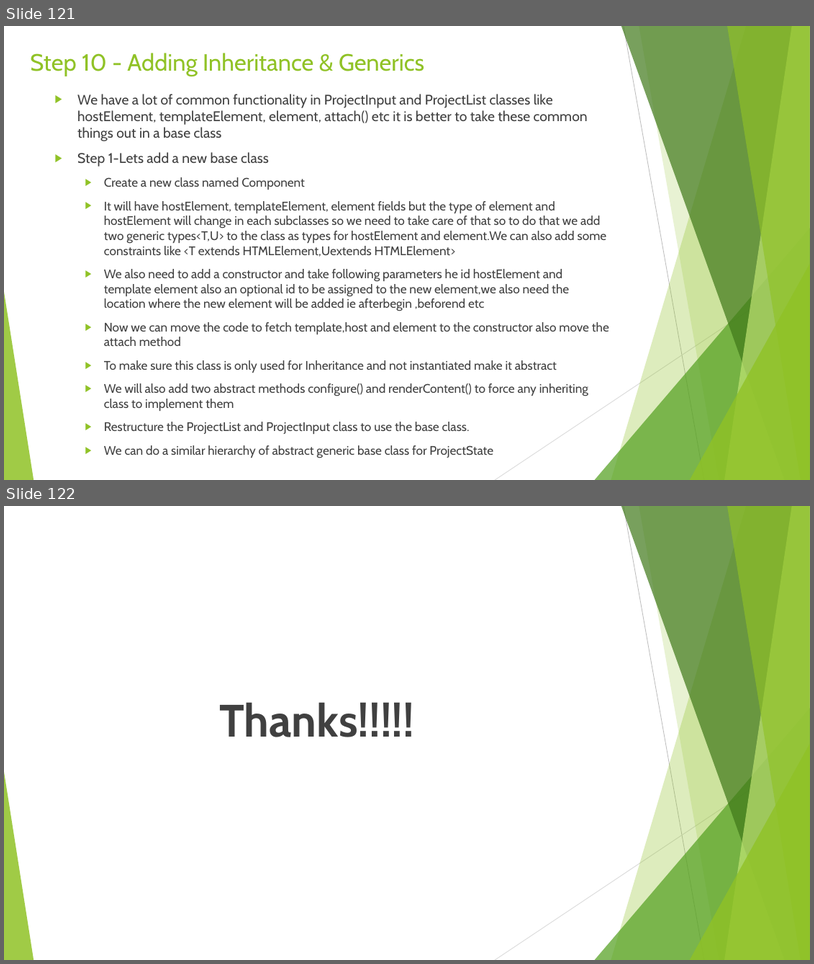
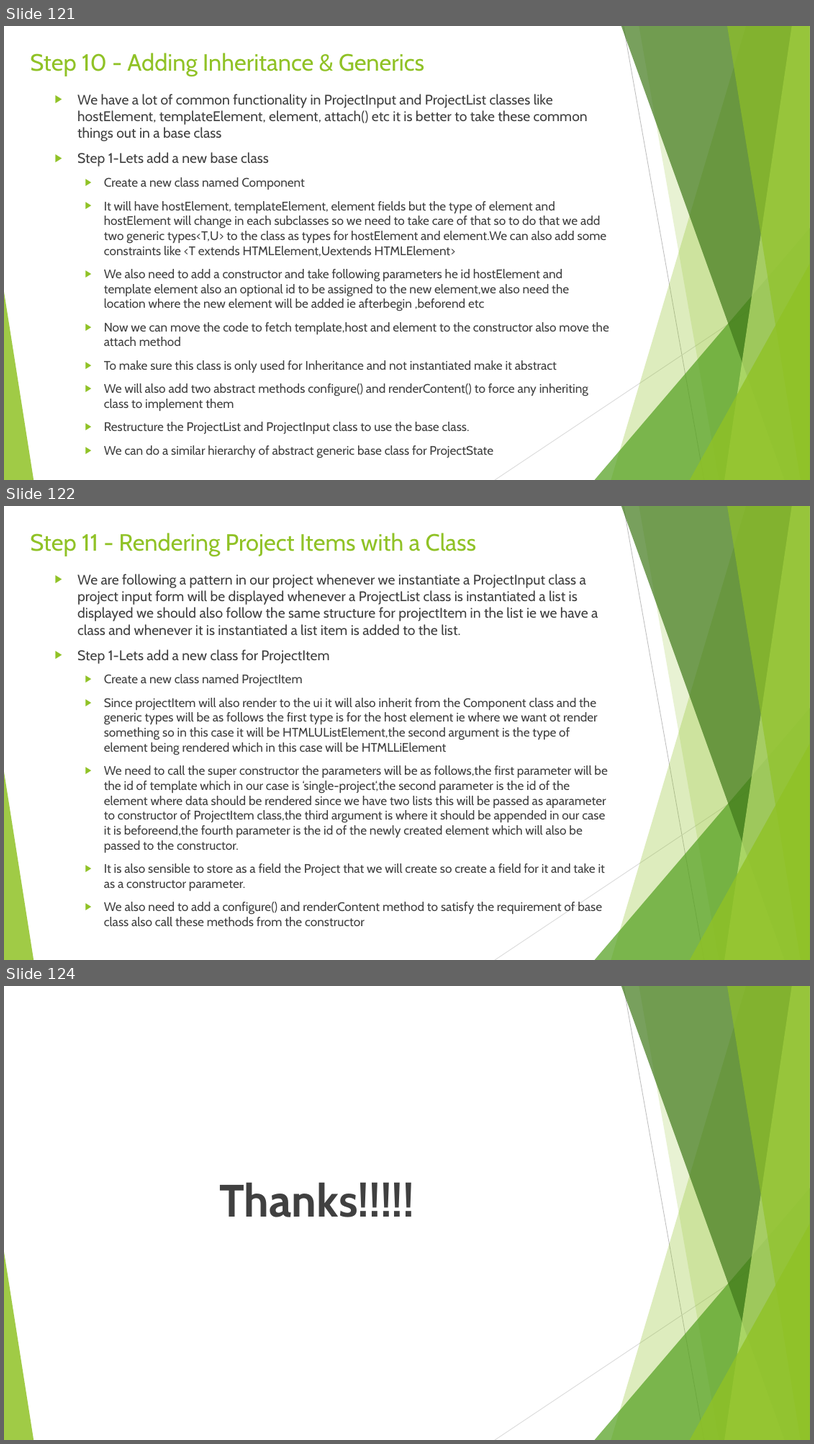
Before and after one commit to rudhrainfogain/TypeScript, a slide deck: PPT/TypeScriptv9.pptx. Shown one above the other, each under a label of ours: slides 121 and 122 before the commit, slides 121, 122 and 124 after it; the slides between them are not shown. The pictures are 814x964 and 814x1444 pixels, drawn with LibreOffice and Linux fonts; fonts in the diff are those of the drawing. Boxes give left, top, right and bottom in pixels: in the first picture for what was removed or moved away, otherwise in the second. Text is boxed around its words. In the diff, an @@ line names an element or a change of style, - is before the commit and + after.

Commit message:
Step 11 - Rendering Project Items with a Class

```diff
--- a/PPT/TypeScriptv9.pptx
+++ b/PPT/TypeScriptv9.pptx
@@ slide 122 added at (4, 506, 810, 960), background #FFFFFF; not listed: 10 template elements that a slide beside it also shows @@
@@ title added at (30, 533, 477, 556), 28 pt, text #90C226 @@
+Step 11 - Rendering Project Items with a Class
@@ text added at (77, 574, 607, 926), 14.8 pt, text #404040 @@
+▶ We are following a pattern in our project whenever we instantiate a ProjectInput class a project input form will be displayed whenever a ProjectList class is instantiated a list is displayed we should also follow the same structure for projectItem in the list ie we have a class and whenever it is instantiated a list item is added to the list.
+▶ Step 1-Lets add a new class for ProjectItem
+  ▶ Create a new class named ProjectItem
+  ▶ Since projectItem will also render to the ui it will also inherit from the Component class and the generic types will be as follows the first type is for the host element ie where we want ot render something so in this case it will be HTMLUListElement,the second argument is the type of element being rendered which in this case will be HTMLLiElement
+  ▶ We need to call the super constructor the parameters will be as follows,the first parameter will be the id of template which in our case is ‘single-project‘,the second parameter is the id of the element where data should be rendered since we have two lists this will be passed as aparameter to constructor of ProjectItem class,the third argument is where it should be appended in our case it is beforeend,the fourth parameter is the id of the newly created element which will also be passed to the constructor.
+  ▶ It is also sensible to store as a field the Project that we will create so create a field for it and take it as a constructor parameter.
+  ▶ We also need to add a configure() and renderContent method to satisfy the requirement of base class also call these methods from the constructor
@@ what was slide 122 is now slide 124 @@
```
Also in this commit, not shown: 1 other slide added, 3 other files.
